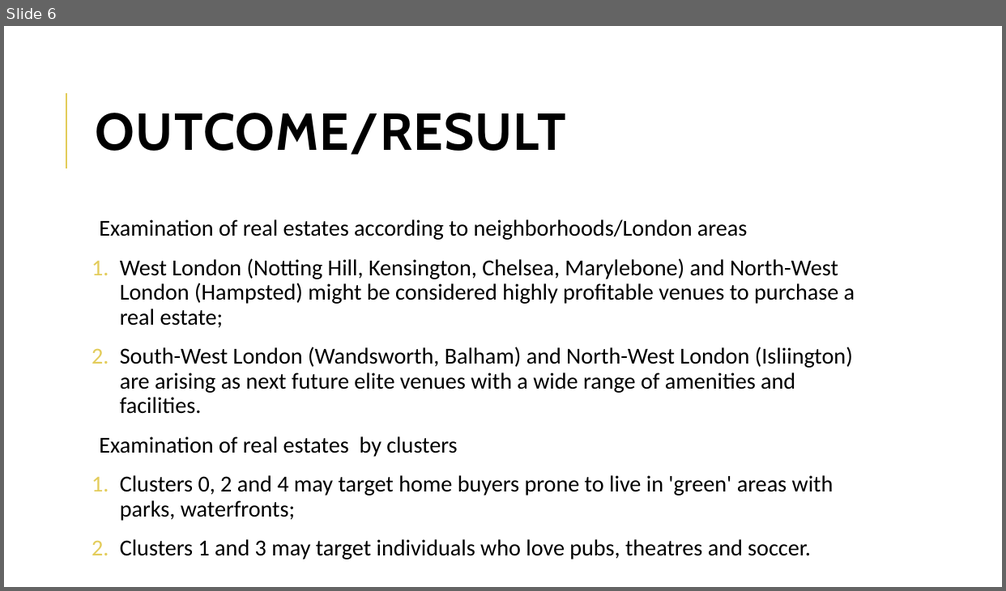
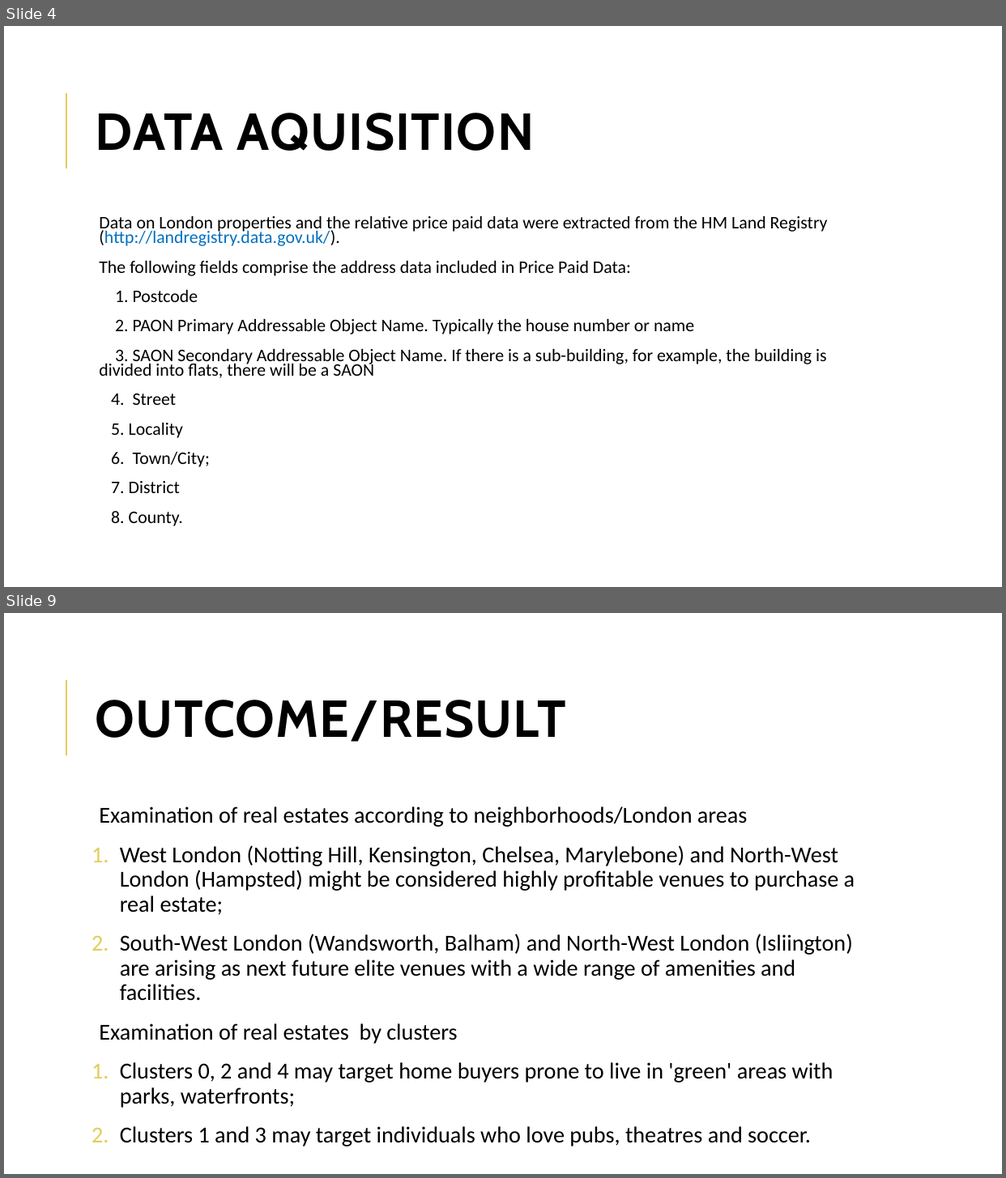
Before and after one commit to Supriyasmenon/Coursera_Capstone, a slide deck: CapstoneProjectPresentation.pptx. Shown one above the other, each under a label of ours: slide 6 before the commit, slides 4 and 9 after it; the slides between them are not shown. The pictures are 1006x591 and 1006x1178 pixels, drawn with LibreOffice and Linux fonts; fonts in the diff are those of the drawing. Boxes give left, top, right and bottom in pixels: in the first picture for what was removed or moved away, otherwise in the second. Text is boxed around its words. In the diff, an @@ line names an element or a change of style, - is before the commit and + after.

```diff
--- a/CapstoneProjectPresentation.pptx
+++ b/CapstoneProjectPresentation.pptx
@@ slide 4 added at (x1=4, y1=26, x2=1002, y2=587), background #FFFFFF; not listed: 1 template element that a slide beside it also shows @@
@@ title added at (x1=96, y1=113, x2=535, y2=151), 50 pt, text #000000, bold @@
+DATA AQUISITION
@@ text added at (x1=99, y1=216, x2=828, y2=527), 17.1 pt, text #000000 @@
+  Data on London properties and the relative price paid data were extracted from the HM Land Registry (http://landregistry.data.gov.uk/).
+  The following fields comprise the address data included in Price Paid Data:
+  1. Postcode
+  2. PAON Primary Addressable Object Name. Typically the house number or name
+  3. SAON Secondary Addressable Object Name. If there is a sub-building, for example, the building is divided into flats, there will be a SAON
+  4. Street
+  5. Locality
+  6. Town/City;
+  7. District
+  8. County.
@@ what was slide 6 is now slide 9 @@
```
Also in this commit, not shown: 4 slides changed, 2 other slides added, 1 other file.
